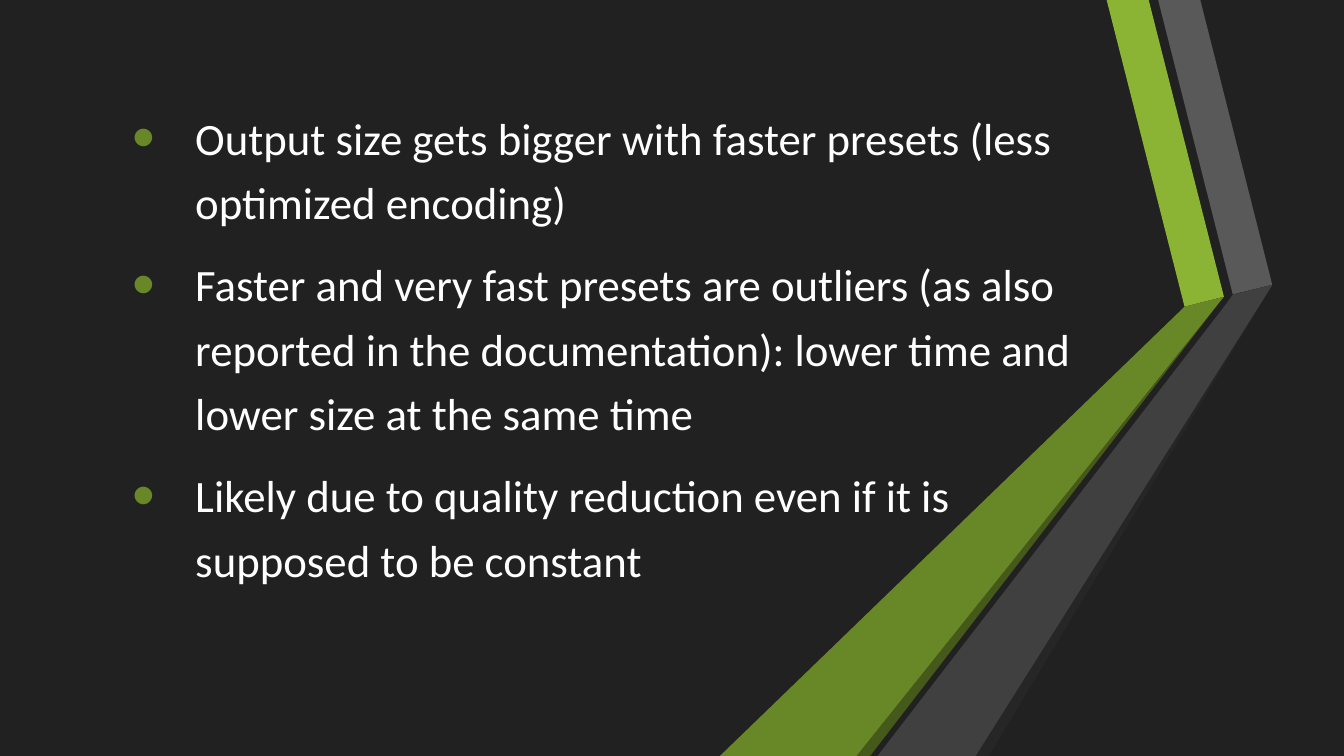
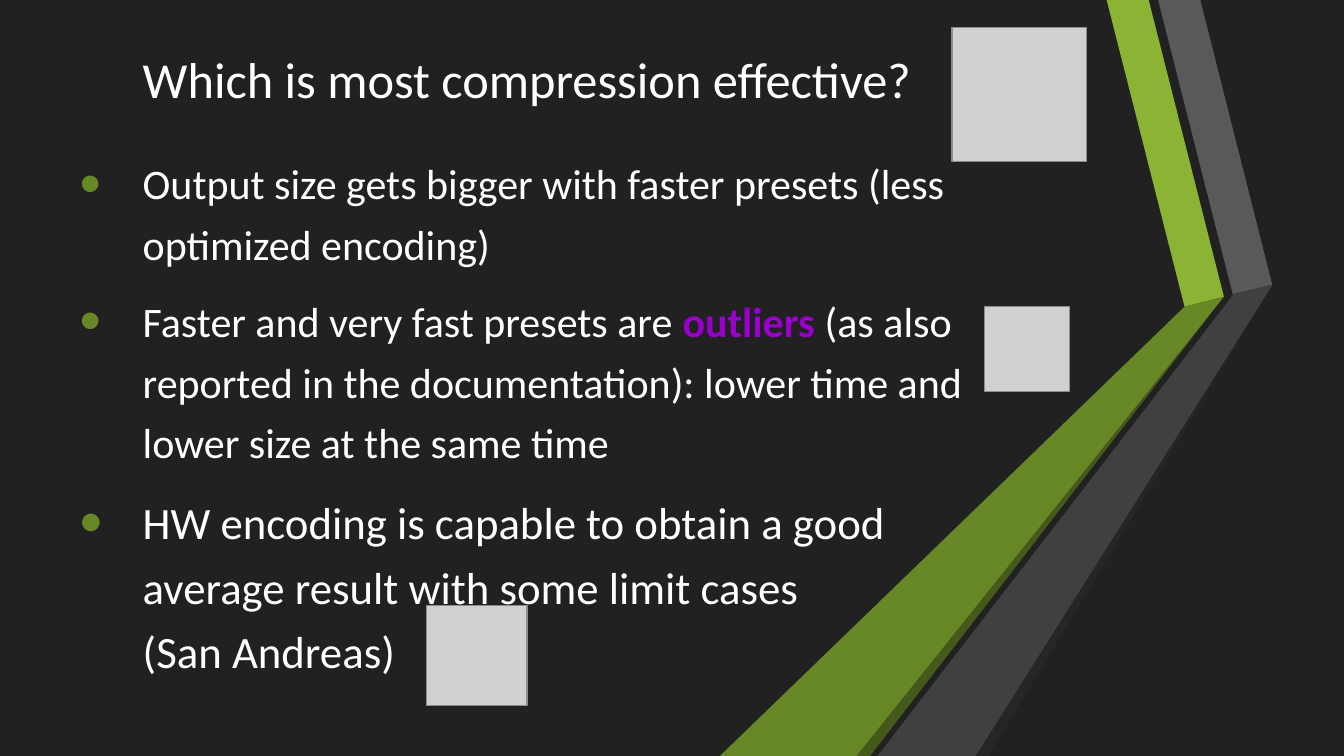
Before and after one commit to Rijndael99/encoding_bench, a slide deck: slide 18 of presentation.pptx. Drawn at 1344x756 pixels with LibreOffice and Linux fonts; fonts in the diff are those of the drawing; grey boxes stand for pictures. Boxes give left, top, right and bottom in pixels: in the first picture for what was removed or moved away, otherwise in the second. Text is boxed around its words. In the diff, an @@ line names an element or a change of style, - is before the commit and + after.

```diff
--- a/presentation.pptx
+++ b/presentation.pptx
@@ picture added at (952, 27, 1086, 161) @@
@@ text added at (143, 63, 911, 106), 36 pt, text #FFFFFF @@
+Which is most compression effective?
@@ text "Output size gets bigger with ...": place and size @@
-text "Output size gets bigger with ..." at (195, 122, 1070, 585)
+text "Output size gets bigger with ..." at (143, 168, 962, 674)
@@ text at (143, 168, 962, 459): size 32 to 30 pt in "Output size gets bigger with faster presets ...", "Faster and very fast presets are outliers ..."; text colour #FFFFFF to #9900CC, bold on in "outliers" @@
@@ picture added at (985, 307, 1070, 391) @@
@@ text at (143, 508, 885, 674): text changed @@
-  • Likely due to quality reduction even if it is
-    supposed to be constant
+  • HW encoding is capable to obtain a good average result with some limit cases (San Andreas)
@@ picture added at (426, 605, 527, 706) @@
```
Also in this commit, not shown: 4 other slides changed, 2 slides added.
